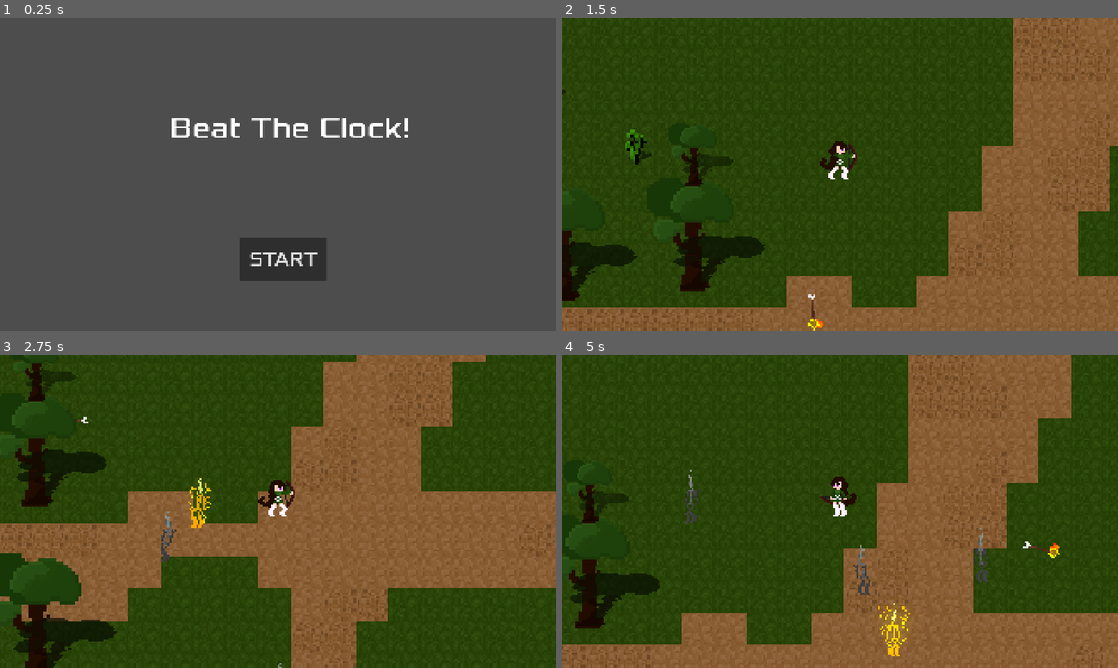
Above: before the commit, frames 1-4 (two rows, left to right).
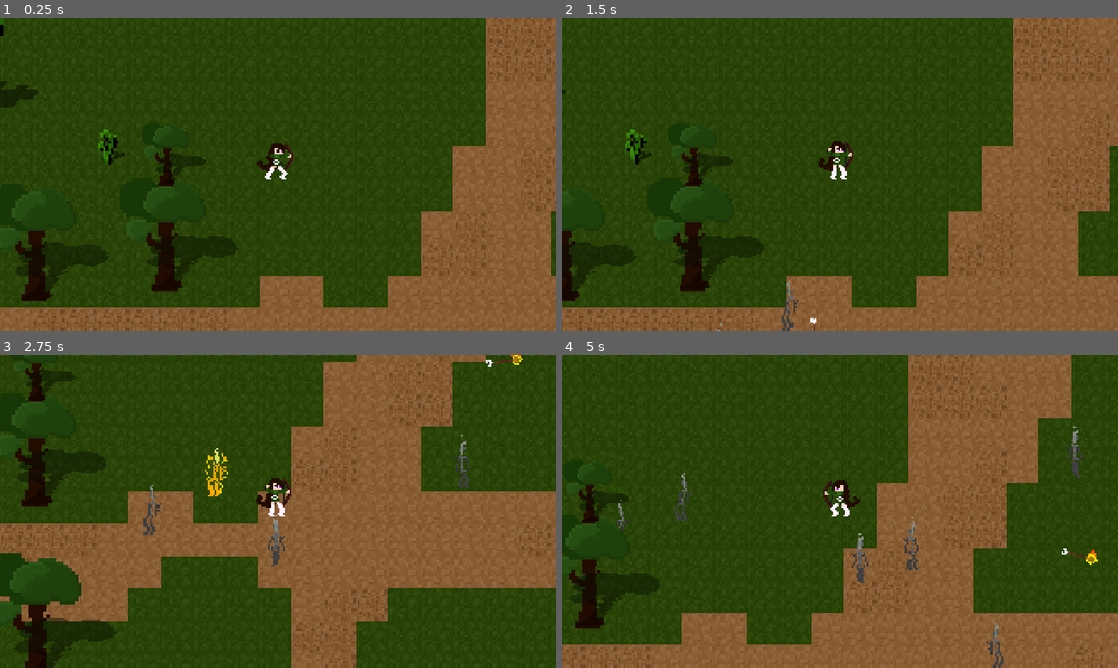
Above: after the commit, the same moments.

Repository: VentsislavPeev/gamejam-2026
Game: Godot game, scene res://src/levels/survivor_game.tscn
The game is run twice, just before and just after one commit, with the same random seed, the same clock (stepped at 60 frames per second) and the same inputs. Before the commit the project starts from res://src/ui/main_menu.tscn.
Inputs (mouse positions are in pixels of both pictures, inside the frame that each line leads up to):
- Up to frame 1 (0.25 s): no input
- Up to frame 2 (1.5 s): click (845, 259) at 0.5 s, where only the run before the commit has a clickable "START"; move the mouse to (962, 158) at 1.27 s; hold D (move_right) from 1.28 s (still down)
- Up to frame 3 (2.75 s): move the mouse to (166, 527) at 2.02 s; release D (move_right) at 2.03 s; hold S (move_down) from 2.03 s (still down)
- Up to frame 4 (5 s): move the mouse to (895, 442) at 2.77 s; release S (move_down) at 2.78 s; hold D (move_right) 2.78-3.53 s; move the mouse to (812, 574) at 3.52 s; hold W (move_up) 3.53-4.28 s; move the mouse to (1006, 558) at 4.27 s; hold A (move_left) from 4.28 s (still down)

The runs differ from the first frame. In frame 1, 100% of the frame differs, in the area x 0-100%, y 0-100%; in frame 2, 0.6%; in frame 3, 1.6%; in frame 4, 2.0%.
Error after the commit: Parse Error: Expected statement, found "Indent" instead. (res://assets/themes/obstacle_manager.gd:32)

Commit message:
fixed spawn

Diff:
--- a/assets/themes/obstacle_manager.gd
+++ b/assets/themes/obstacle_manager.gd
@@ -11,7 +11,6 @@
 func _ready():
 	update_segments(Vector2.ZERO)
 
-func _process(_delta):
 	if not player:
 		var found_nodes = get_tree().get_nodes_in_group("player")
 		if found_nodes.size() > 0:
@@ -29,8 +28,8 @@
 func update_segments(center: Vector2):
 	# We look at the 3x3 grid surrounding the center
 	var needed_coords = []
-	for x in range(center.x - 10, center.x + 12):
-		for y in range(center.y - 10, center.y + 12):
+	for x in range(center.x - 10, center.x + 10):a
+		for y in range(center.y - 10, center.y + 10):
 			needed_coords.append(Vector2(x, y))
 
 	# 1. Cleanup old segments
--- a/project.godot
+++ b/project.godot
@@ -11,7 +11,7 @@
 [application]
 
 config/name="gamejam2026"
-run/main_scene="uid://cu5gn48pkvjt0"
+run/main_scene="uid://befxiwpl8v5h2"
 config/features=PackedStringArray("4.6", "Forward Plus")
 config/icon="res://icon.svg"
 
